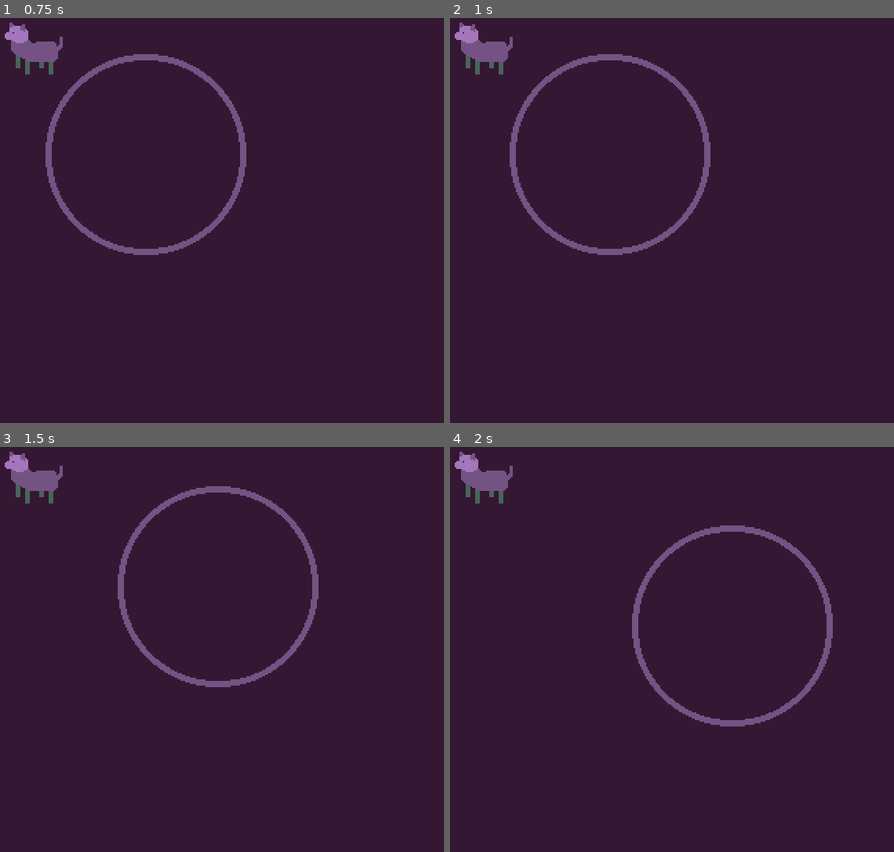
Above: before the commit, frames 1-4 (two rows, left to right).
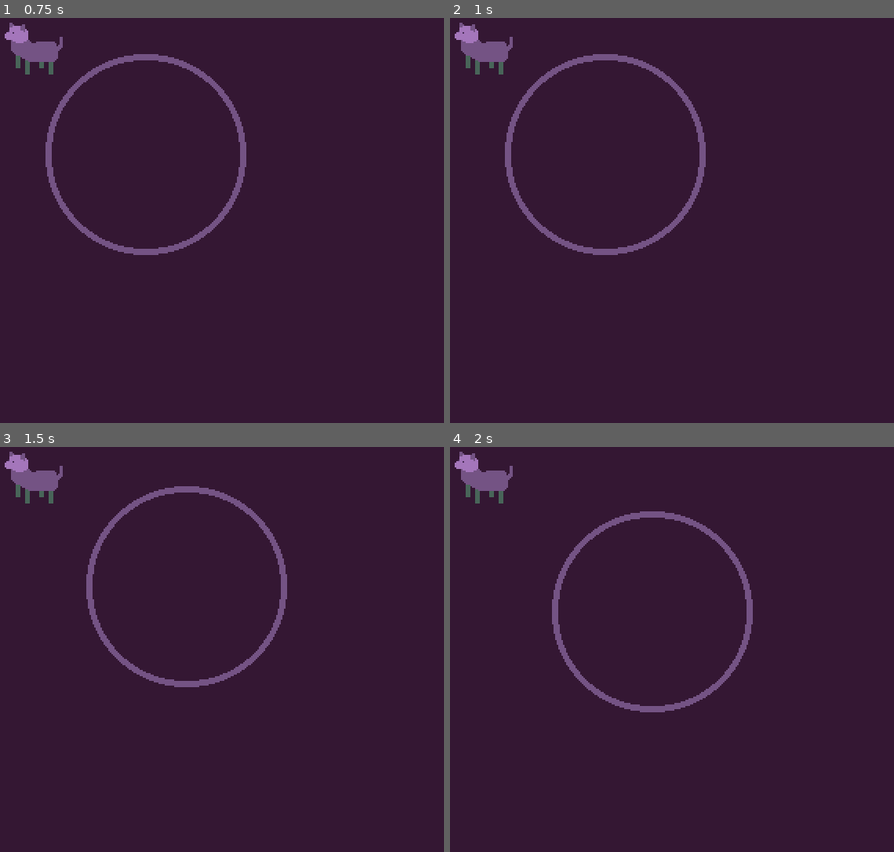
Above: after the commit, the same moments.

Repository: joemahon89/LDJAM47-Space-Cowboy
Game: Godot game, scene res://scenes/main.tscn
Two runs of this game, one before a commit and one after it. Both use one fixed random seed, a clock stepped at 60 frames per second and the inputs below.
Inputs:
- Up to frame 1 (0.75 s): tap Enter at 0.5 s; hold Right (lasso_right) from 0.53 s (still down)
- Up to frame 2 (1 s): keep holding Right (lasso_right)
- Up to frame 3 (1.5 s): release Right (lasso_right) at 1.28 s; hold S (lasso_down) from 1.28 s (still down)
- Up to frame 4 (2 s): keep holding S (lasso_down)

Frame 1 is identical in both runs. In frame 2, 2.0% of the frame differs, in the area x 12-59%, y 8-59%; in frame 3, 3.8%; in frame 4, 4.0%, in the area x 22-87%, y 15-69%.

Commit message:
basic lasso movement complete

Diff:
--- a/scenes/lasso.gd
+++ b/scenes/lasso.gd
@@ -4,7 +4,12 @@
 # Declare member variables here. Examples:
 # var a = 2
 # var b = "text"
-var maxspeed = 5
+
+# Chnage damp (1 for speedy, 2 for slow)
+
+
+
+
 
 # Called when the node enters the scene tree for the first time.
 func _ready():
--- a/scenes/lasso.tscn
+++ b/scenes/lasso.tscn
@@ -7,6 +7,7 @@
 
 [node name="lasso" type="RigidBody2D"]
 mass = 0.5
+linear_damp = 2.0
 script = ExtResource( 2 )
 
 [node name="Sprite" type="Sprite" parent="."]
--- a/scenes/main.tscn
+++ b/scenes/main.tscn
@@ -7,8 +7,8 @@
 [node name="Node2D" type="Node2D"]
 script = ExtResource( 2 )
 
+[node name="creature" parent="." instance=ExtResource( 3 )]
+position = Vector2( 104, 88 )
+
 [node name="lasso" parent="." instance=ExtResource( 1 )]
 position = Vector2( 168, 159 )
-
-[node name="creature" parent="." instance=ExtResource( 3 )]
-position = Vector2( 104, 88 )
